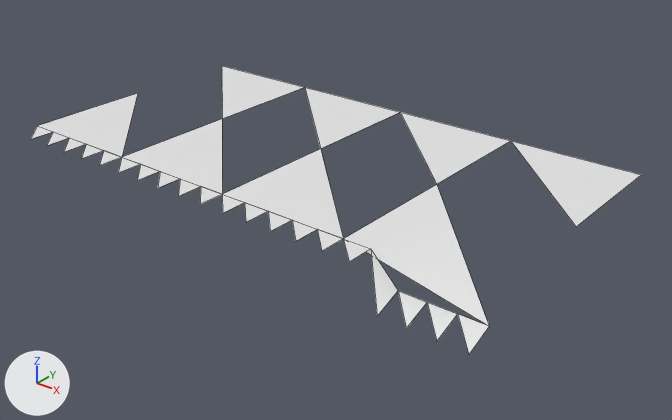
What one commit did to the OBJ model models/areas/town_risen/rot_2s_-1_-2.obj.
Before and after are seen from a camera (50 mm lens) standing at (11.0, 11.9, 17.0) and looking at (-9.8, 38.0, 0.8). The axes (+X, +Y, +Z) are drawn at lower left. The lights are the same throughout. The older version comes first. Mesh edges are drawn as thin lines. Where no turn or scale is listed for an object, it has been applied to the vertices. Vertices at exactly the same position are counted once.

Names of what the first picture shows: 'rot_2s_-1_-2'.
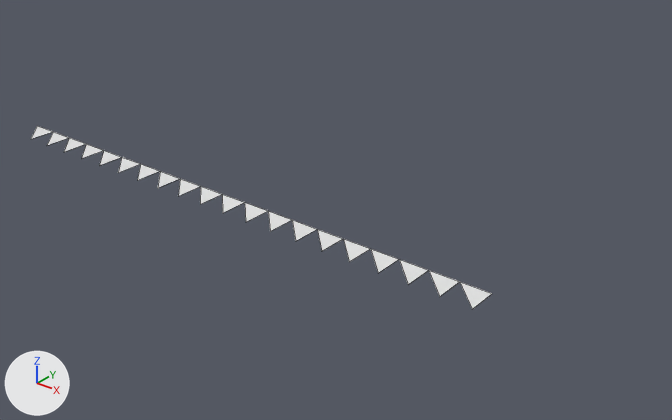
The newer file is also turned or shifted as a whole; pictures and numbers use the older file's frame.

Boxes (x1, y1, x2, y2) around the edits, measured in the pictures (672 x 420 px):
```json
{"object": "rot_2s_-1_-2", "change": "reshaped", "before": [31, 66, 641, 354], "after": [31, 126, 492, 309], "on screen": "24% narrower, 36% shorter"}
{"part": 1, "of": "me_rot_2s__1__2", "change": "cut back", "before": [38, 66, 641, 354], "after": [371, 249, 492, 309]}
```

Scene script edits in JSON lines:
```json
{"block": "me_rot_2s__1__2", "where": "# used by ob_rot_2s__1__2; location = (0.0, 0.0, 0.0)"}
{"op": "remove", "block": "me_rot_2s__1__2", "code": "me_rot_2s__1__2.from_pydata(...)  # 51 vertices, 28 faces; spans x -22.0..0.0, y 31.9..44.0, z 1.5..3.0"}
{"op": "add", "block": "me_rot_2s__1__2", "code": "me_rot_2s__1__2.from_pydata(...)  # 41 vertices, 20 faces; spans x -22.0..0.0, y 31.9..33.0, z 3.0"}
{"block": "me_rot_2s__1__2", "change": "me_rot_2s__1__2 part 1"}
{"block": "me_rot_2s__1__2", "change": "12 vertices are removed from x -22.0..0.0, y 31.9..44.0, z 1.5..3.0"}
{"block": "me_rot_2s__1__2", "change": "9 faces are deleted"}
{"block": "me_rot_2s__1__2", "change": "3 vertices in x -3.3..-1.1, y 31.9, z 1.5 move by (0.0, 0.0, 1.5)"}
{"block": "me_rot_2s__1__2", "change": "3 vertices in x -3.3..-1.1, y 33.0, z 1.9 move by (0.0, 0.0, 1.1)"}
{"block": "me_rot_2s__1__2", "change": "2 vertices are added at (0.0, 31.9, 3.0), (0.0, 33.0, 3.0)"}
{"block": "me_rot_2s__1__2", "change": "1 new face joins them"}
```
